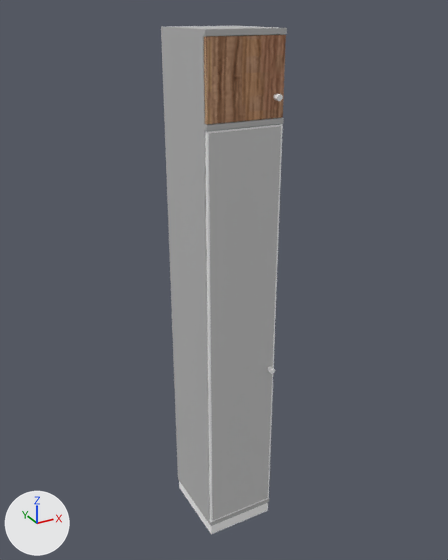
The FBX model Assets/Meshes/Baseline/baseline_6OH_+1OH_45x80_alu+satinato_display_case_fin.fbx as it was, and as the next commit left it.
Before and after are seen from a 50 mm camera at (-1.18, -2.45, 2.82) aimed at (0.29, 0.23, 1.48). Arrows for +X, +Y and +Z are at lower left; the lights stay in place. Where no turn or scale is listed for an object, it has been applied to the vertices.

In view in the first picture: 'body_mesh', 'front_dol_mesh', 'front_gora_mesh', 'handle_dn', 'podstawa_mesh', 'szyba_mesh'.
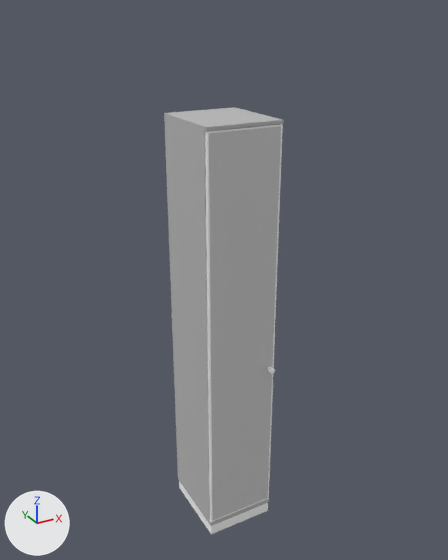
Changed parts and their boxes [x1, y1, x2, y2] in the pictures (448 x 560 px):
```json
{"object": "body_mesh", "change": "reshaped", "before": [161, 26, 287, 526], "after": [164, 107, 284, 526], "on screen": "16% shorter"}
{"object": "front_gora_mesh", "change": "deleted", "before": [204, 35, 286, 124]}
{"object": "handle_dn", "change": "deleted", "before": [273, 94, 283, 101]}
{"part": 1, "of": "me_mesh_001", "change": "cut back", "before": [161, 26, 287, 131], "after": [164, 107, 284, 131]}
```

The change, as JSON lines over the scene's bpy script:
```json
{"block": "me_mesh_001", "where": "# used by ob_body_mesh; location = (0.0, 0.0, 0.0)"}
{"op": "remove", "block": "me_mesh_001", "code": "me_mesh_001.from_pydata(...)  # 108 vertices, 180 faces; spans x 0.06..0.46, y -0.02..0.43, z 0.07..2.74"}
{"op": "add", "block": "me_mesh_001", "code": "me_mesh_001.from_pydata(...)  # 76 vertices, 120 faces; spans x 0.06..0.46, y -0.02..0.43, z 0.07..2.35"}
{"block": "me_mesh_001", "change": "me_mesh_001 part 1"}
{"block": "me_mesh_001", "change": "26 vertices are removed from x 0.06..0.46, y -0.02..0.43, z 2.36..2.74"}
{"block": "me_mesh_001", "change": "55 faces are deleted"}
{"block": "me_mesh_001", "change": "2 vertices move from x 0.06..0.46, y -0.02, z 2.36 to x 0.06..0.46, y -0.02, z 2.35"}
{"block": "me_mesh_001", "change": "2 vertices are added at (0.06, 0.43, 2.35), (0.46, 0.43, 2.35)"}
{"block": "me_mesh_001", "change": "7 new faces join them"}
{"op": "remove", "block": "ob_handle_dn", "code": ["ob_handle_dn = bpy.data.objects.new('handle_dn', me_mesh_003)", "ob_handle_dn.location = (0.0, 0.0, 0.0)"]}
{"op": "remove", "block": "ob_front_gora_mesh", "code": ["ob_front_gora_mesh = bpy.data.objects.new('front_gora_mesh', me_mesh_004)", "ob_front_gora_mesh.location = (0.068, -0.004, 2.358)"]}
```
